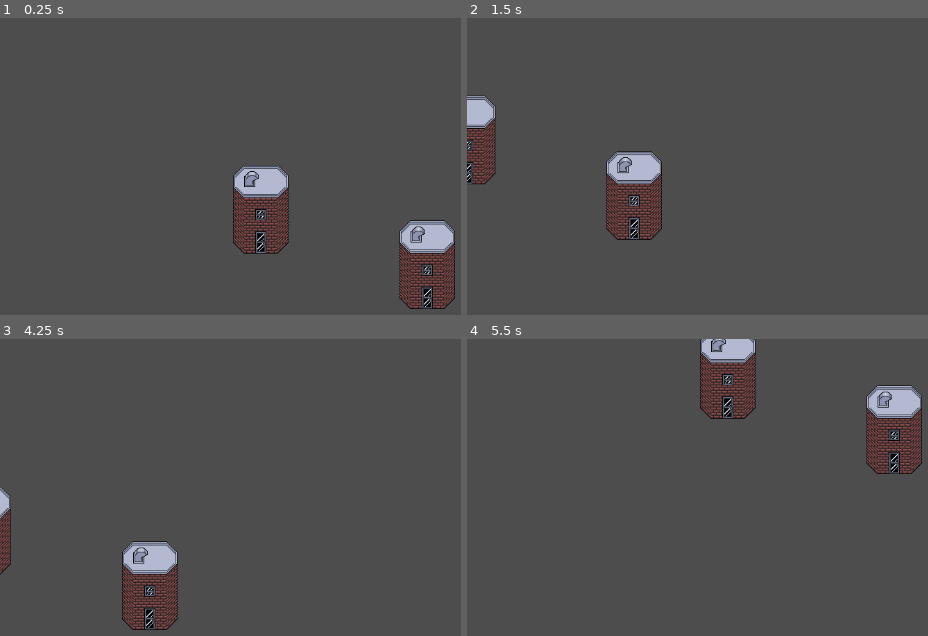
Above: before the commit, frames 1-4 (two rows, left to right).
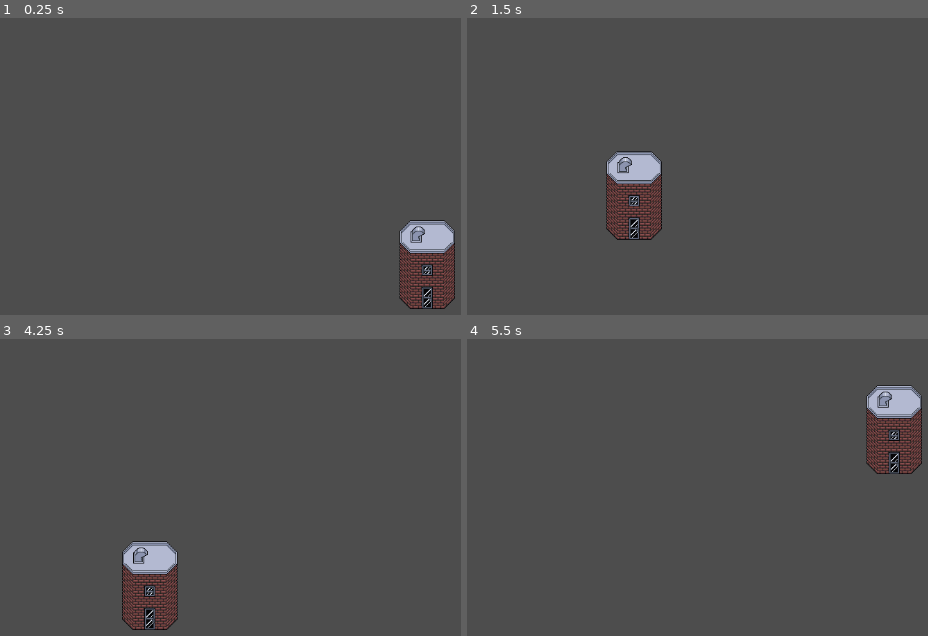
Above: after the commit, the same moments.

Repository: do3les/Polis
Game: Godot game, scene res://main.tscn
The game is run twice, just before and just after one commit, with the same random seed, the same clock (stepped at 60 frames per second) and the same inputs.
Inputs:
- Up to frame 1 (0.25 s): no input
- Up to frame 2 (1.5 s): tap Enter at 0.5 s; hold D (right) 0.53-1.28 s; hold S (down) from 1.28 s (still down)
- Up to frame 3 (4.25 s): release S (down) at 2.03 s; hold D (right) 2.03-2.78 s; hold W (up) 2.78-3.53 s; tap Space at 3.5 s; hold A (left) from 3.53 s (still down)
- Up to frame 4 (5.5 s): release A (left) at 5.03 s; hold S (down) from 5.03 s (still down)

The runs differ from the first frame. In frame 1, 3.0% of the frame differs, in the area x 50-63%, y 49-80%; in frame 2, 1.6%; in frame 3, 0.5%; in frame 4, 2.8%.

Commit message:
moved building patterns to separate files

Diff:
--- /dev/null
+++ b/assets/buildings/house0/building.tres
@@ -0,0 +1,4 @@
+[gd_resource type="TileMapPattern" format=3 uid="uid://bafae8k0d7vex"]
+
+[resource]
+tile_data = PackedInt32Array(0, 0, 2, 65536, 0, 2, 131072, 0, 2, 196608, 0, 2, 262144, 0, 2, 327680, 0, 3, 1, 65536, 0, 65537, 65536, 0, 131073, 65536, 0, 196609, 65536, 0, 262145, 65536, 0, 327681, 65536, 1, 2, 65536, 0, 65538, 65536, 0, 131074, 131072, 11, 196610, 65536, 0, 327682, 0, 11, 3, 65536, 0, 65539, 65536, 0, 131075, 65536, 0, 196611, 65536, 0, 262147, 65536, 0, 327683, 65536, 1, 4, 196608, 2, 65540, 196608, 2, 131076, 196608, 2, 196612, 196608, 2, 262148, 196608, 2, 327684, 196608, 3)
--- /dev/null
+++ b/assets/buildings/house0/roof.tres
@@ -0,0 +1,4 @@
+[gd_resource type="TileMapPattern" format=3 uid="uid://dg88oyqdostfa"]
+
+[resource]
+tile_data = PackedInt32Array(0, 0, 8, 65536, 0, 9, 131072, 0, 10, 1, 65536, 4, 65537, 196608, 11, 131073, 65536, 6, 2, 65536, 4, 65538, 65536, 5, 131074, 65536, 6, 3, 65536, 4, 65539, 65536, 5, 131075, 65536, 6, 4, 196608, 8, 65540, 196608, 9, 131076, 196608, 10)
--- a/main.tscn
+++ b/main.tscn
@@ -7,12 +7,6 @@
 [ext_resource type="Texture2D" uid="uid://l815uxrqqbnu" path="res://assets/vehicles.png" id="4_ql0oc"]
 [ext_resource type="Script" path="res://scripts/main_cam.gd" id="5_6dk18"]
 [ext_resource type="Script" path="res://scripts/building.gd" id="7_m52cl"]
-
-[sub_resource type="TileMapPattern" id="TileMapPattern_py10f"]
-tile_data = PackedInt32Array(0, 0, 2, 65536, 0, 2, 131072, 0, 2, 196608, 0, 2, 262144, 0, 2, 327680, 0, 3, 1, 65536, 0, 65537, 65536, 0, 131073, 65536, 0, 196609, 65536, 0, 262145, 65536, 0, 327681, 65536, 1, 2, 65536, 0, 65538, 65536, 0, 131074, 131072, 11, 196610, 65536, 0, 327682, 0, 11, 3, 65536, 0, 65539, 65536, 0, 131075, 65536, 0, 196611, 65536, 0, 262147, 65536, 0, 327683, 65536, 1, 4, 196608, 2, 65540, 196608, 2, 131076, 196608, 2, 196612, 196608, 2, 262148, 196608, 2, 327684, 196608, 3)
-
-[sub_resource type="TileMapPattern" id="TileMapPattern_tomdo"]
-tile_data = PackedInt32Array(0, 0, 8, 65536, 0, 9, 131072, 0, 10, 1, 65536, 4, 65537, 196608, 11, 131073, 65536, 6, 2, 65536, 4, 65538, 65536, 5, 131074, 65536, 6, 3, 65536, 4, 65539, 65536, 5, 131075, 65536, 6, 4, 196608, 8, 65540, 196608, 9, 131076, 196608, 10)
 
 [sub_resource type="TileSetAtlasSource" id="TileSetAtlasSource_mr3cw"]
 texture = ExtResource("1_4eru8")
@@ -501,8 +495,6 @@
 sources/2 = SubResource("TileSetAtlasSource_502at")
 sources/3 = SubResource("TileSetAtlasSource_80pqv")
 sources/0 = SubResource("TileSetAtlasSource_mr3cw")
-pattern_0 = SubResource("TileMapPattern_py10f")
-pattern_1 = SubResource("TileMapPattern_tomdo")
 
 [node name="Controller" type="Node2D"]
 script = ExtResource("1_5ida5")
@@ -526,7 +518,7 @@
 script = ExtResource("5_6dk18")
 
 [node name="Building2" type="Node2D" parent="."]
-position = Vector2(-15, -5)
+position = Vector2(-48, 0)
 script = ExtResource("7_m52cl")
 
 [node name="Building" type="Node2D" parent="."]
--- a/scripts/building.gd
+++ b/scripts/building.gd
@@ -1,10 +1,16 @@
 extends Node2D
 class_name Building
 
+
+
+
 # Called when the node enters the scene tree for the first time.
 func _ready():
-	%TileMap.set_pattern(1, self.position, %TileMap.tile_set.get_pattern(0))
-	%TileMap.set_pattern(2, self.position + Vector2(0, -2), %TileMap.tile_set.get_pattern(1))
+	var buildingPattern = load("res://assets/buildings/house0/building.tres")
+	var roofPattern = load("res://assets/buildings/house0/roof.tres")
+
+	%TileMap.set_pattern(1, self.position, buildingPattern)
+	%TileMap.set_pattern(2, self.position + Vector2(0, -2), roofPattern)
 
 # Called every frame. 'delta' is the elapsed time since the previous frame.
 func _process(delta):
Not shown: 1 places in main.tscn that only renumber resources
